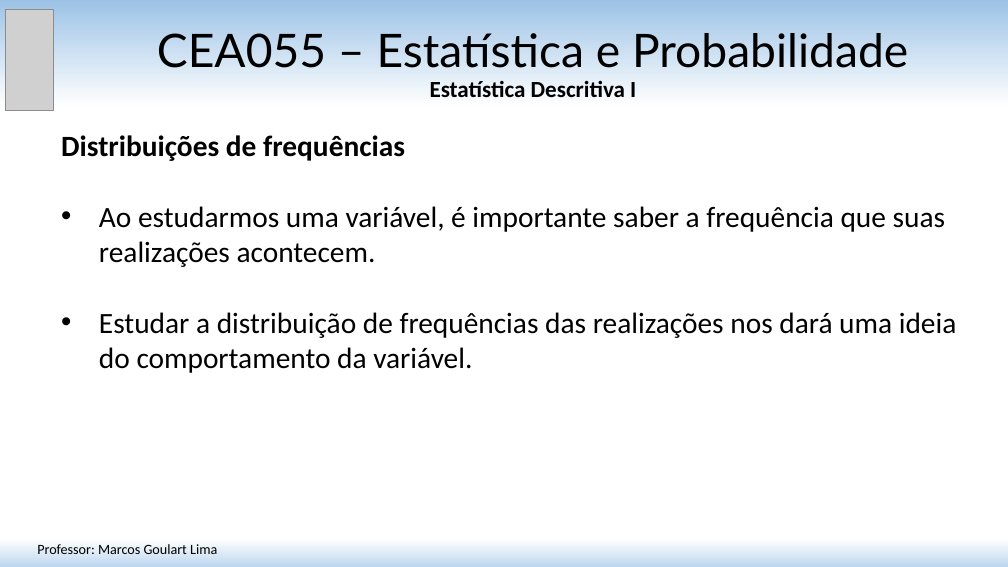
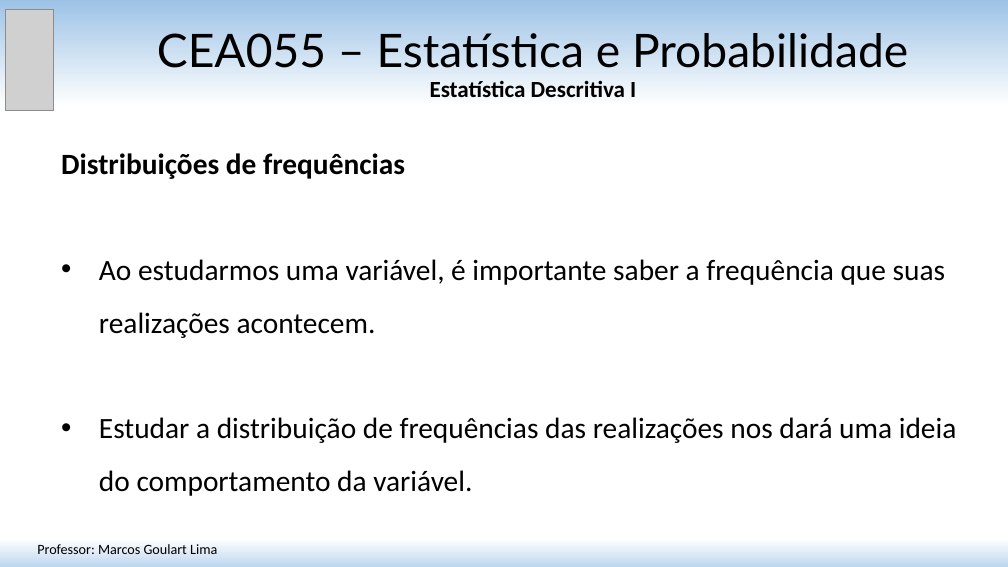
Before and after one commit to matmarcos/minhas-aulas, a slide deck: slide 7 of content/2026-2/cea055-estatistica-probabilidade/01-estatistica-descritiva-i/Aula_01_Estatistica_Descritiva_I.pptx. Drawn at 1008x567 pixels with LibreOffice and Linux fonts; fonts in the diff are those of the drawing; grey boxes stand for pictures. Boxes give left, top, right and bottom in pixels: in the first picture for what was removed or moved away, otherwise in the second. Text is boxed around its words. In the diff, an @@ line names an element or a change of style, - is before the commit and + after.

```diff
--- a/content/2026-2/cea055-estatistica-probabilidade/01-estatistica-descritiva-i/Aula_01_Estatistica_Descritiva_I.pptx
+++ b/content/2026-2/cea055-estatistica-probabilidade/01-estatistica-descritiva-i/Aula_01_Estatistica_Descritiva_I.pptx
@@ text "Distribuições de frequências" at [61, 153, 957, 496]: line spacing 1 to 1.5 @@
```
Also in this commit, not shown: 4 other slides changed, 5 other files.
